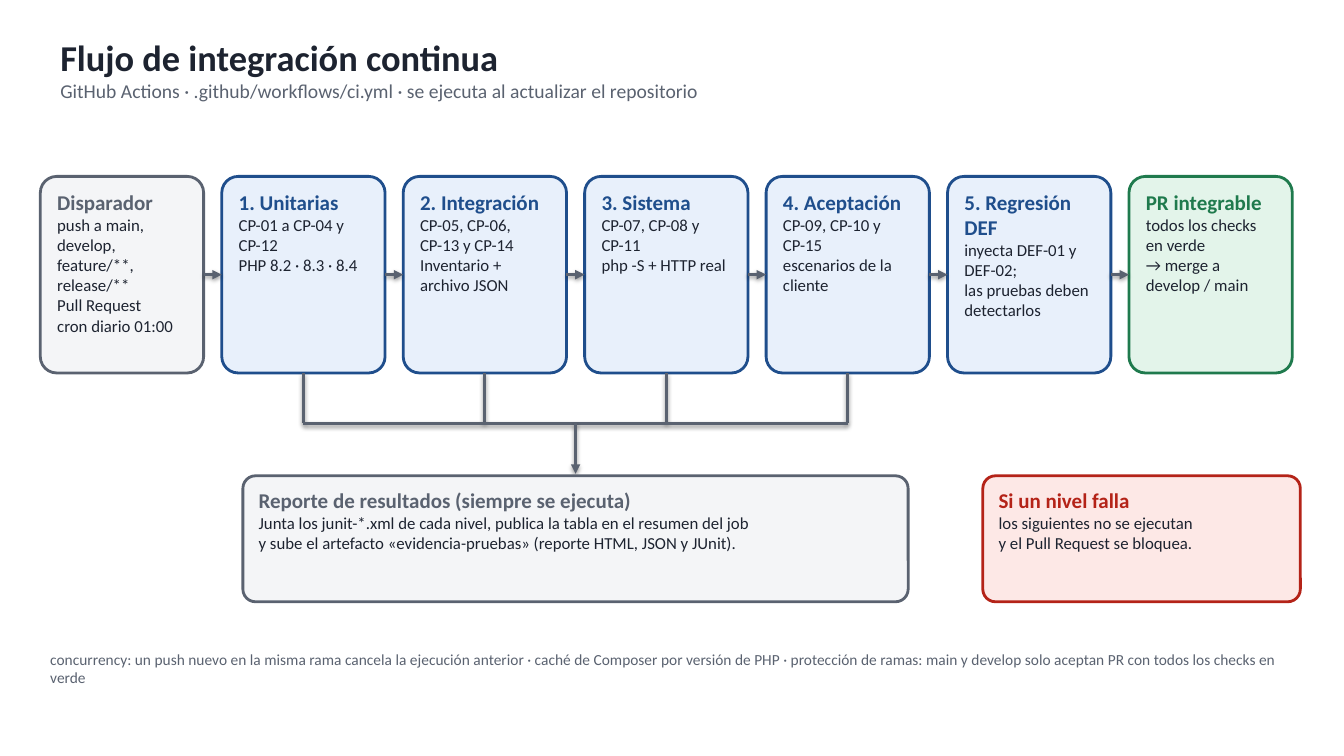
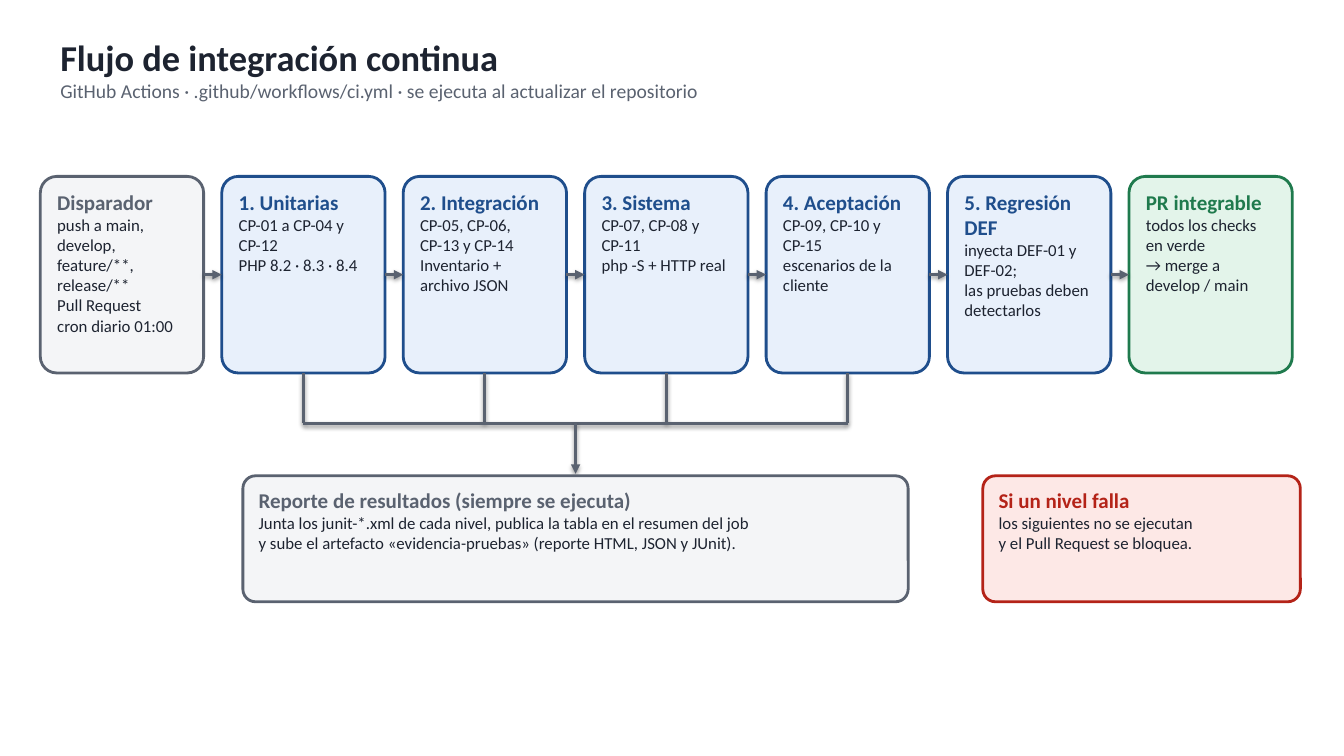
Before and after one commit to azharsonix/sistema-inventario-actividad-2, a slide deck: slide 7 of docs/Segunda parte/Diagramas - Segunda parte.pptx. Drawn at 1344x756 pixels with LibreOffice and Linux fonts; fonts in the diff are those of the drawing. Boxes give left, top, right and bottom in pixels: in the first picture for what was removed or moved away, otherwise in the second. Text is boxed around its words. In the diff, an @@ line names an element or a change of style, - is before the commit and + after.

```diff
--- a/docs/Segunda parte/Diagramas - Segunda parte.pptx
+++ b/docs/Segunda parte/Diagramas - Segunda parte.pptx
@@ text removed at <box>50,654,1275,683</box> @@
-concurrency: un push nuevo en la misma rama cancela la ejecución anterior · caché de Composer por versión de PHP · protección de ramas: main y develop solo aceptan PR con todos los checks en verde
```
Also in this commit, not shown: 7 other slides changed, 12 other files.
